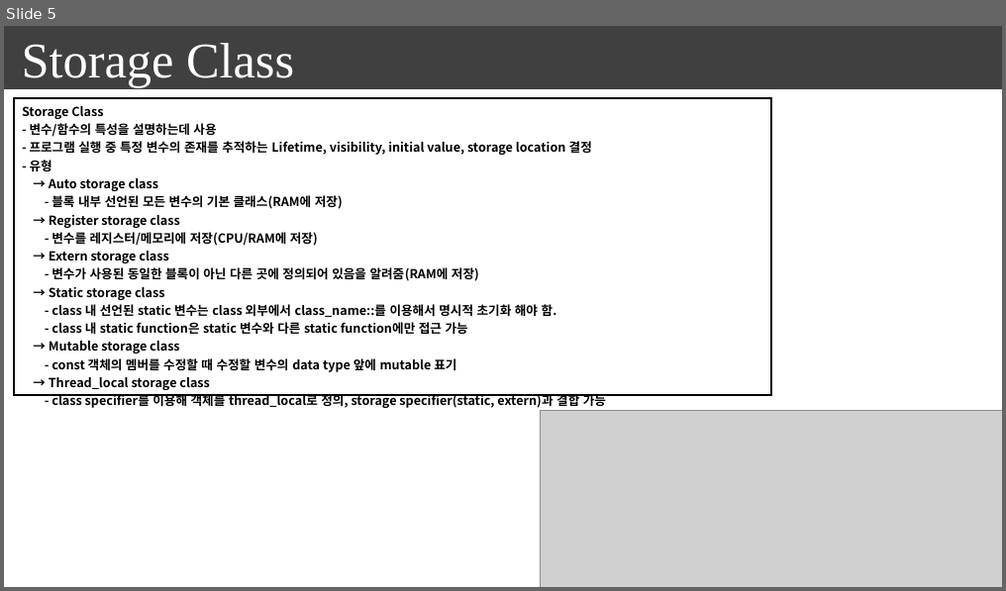
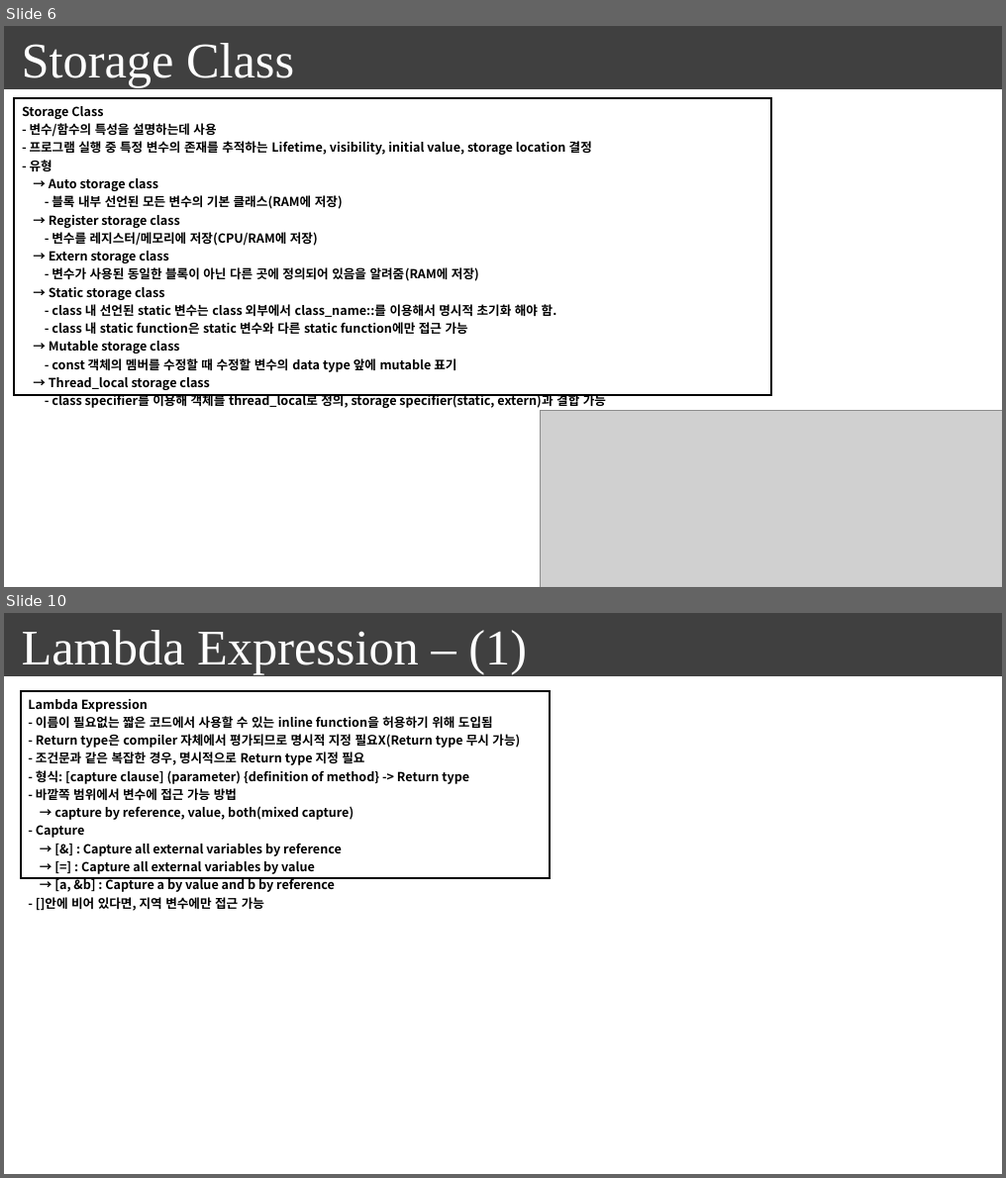
Before and after one commit to seonghokim/Study, a slide deck: everything in c++.pptx. Shown one above the other, each under a label of ours: slide 5 before the commit, slides 6 and 10 after it; the slides between them are not shown. The pictures are 1006x591 and 1006x1178 pixels, drawn with LibreOffice and Linux fonts; fonts in the diff are those of the drawing; grey boxes stand for pictures. Boxes give left, top, right and bottom in pixels: in the first picture for what was removed or moved away, otherwise in the second. Text is boxed around its words. In the diff, an @@ line names an element or a change of style, - is before the commit and + after.

```diff
--- a/everything in c++.pptx
+++ b/everything in c++.pptx
@@ slide 10 added at (4,613,1002,1174), background #FFFFFF; not listed: 1 template element that a slide beside it also shows @@
@@ text added at (22,630,527,674), 48 pt, text #FFFFFF @@
+Lambda Expression – (1)
@@ table added at (21,691,549,915), 1 rows, 1 columns @@
+Lambda Expression / - 이름이 필요없는 짧은 코드에서 사용할 수 있는 inline function을 허용하기 위해 도입됨 / - Return type은 compiler 자체에서 평가되므로 명시적 지정 필요X(Return type 무시 가능) / - 조건문과 같은 복잡한 경우, 명시적으로 Return type 지정 필요 / - 형식: [capture clause] (parameter) {definition of method} -> Return type / - 바깥쪽 범위에서 변수에 접근 가능 방법 / → capture by reference, value, both(mixed capture) / - Capture / → [&] : Capture all external variables by reference / → [=] : Capture all external variables by value / → [a, &b] : Capture a by value and b by reference / - []안에 비어 있다면, 지역 변수에만 접근 가능
@@ what was slide 5 is now slide 6 @@
```
Also in this commit, not shown: 1 slide changed, 5 other slides added, 2 other files.
